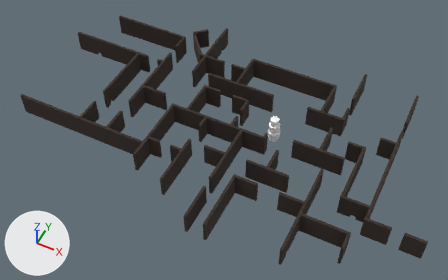
One commit to the FBX model Assets/_Art/_Models/Struttura/Mura-1.fbx: the scene before it, then after it.
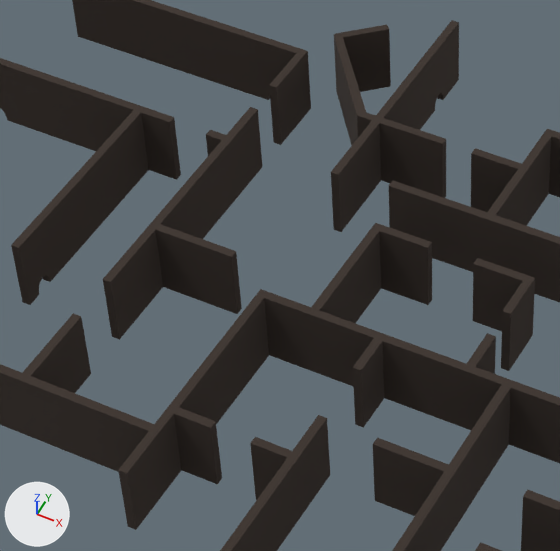
Each version appears first whole from a 50 mm lens placed at (22.2, -45.8, 53.5), pointed at (0.2, -1.7, -1.7), and next in a close-up on the part from 22% to 57% of the width and 8% to 63% of the height. Arrows for +X, +Y and +Z are at lower left; the lights stay in place. The first two pictures are the older version. Where no turn or scale is listed for an object, it has been applied to the vertices.

Objects in the first close-up: 'Muro.001', 'Muro.008', 'Muro.011', 'Muro.014', 'Muro.015', 'Muro.016', 'Muro.018', 'Muro.019', 'Muro.024' and 1 more.
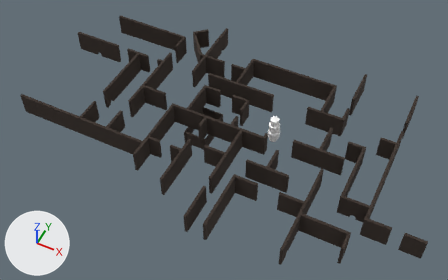
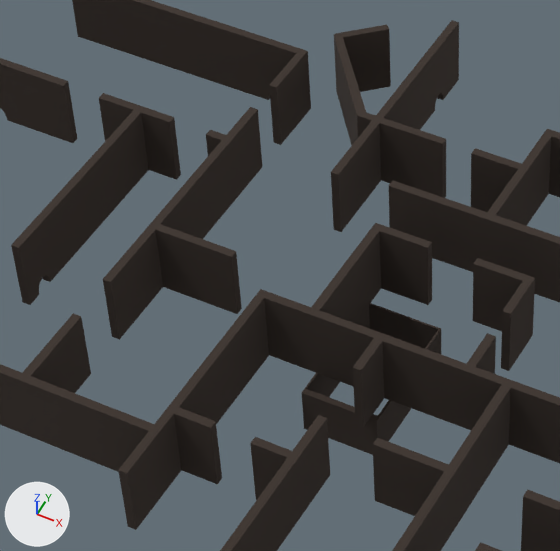
What differs and where, as boxes [x1, y1, x2, y2] in the close-ups (560 x 551 px):
'Muro.017', added: after [302, 303, 441, 455]
part 1 of me_cube_026, cut back: before [0, 58, 138, 151]; after [0, 58, 138, 143]

The edits, one by one:
me_cube_026 is used by ob_muro_016; location (-17.53, 4.07, -0.68).
me_cube_026 had 116 vertices, 114 faces and spanned x -7.01..3.78, y -7.63..0.5, z -0.71..2.04.
me_cube_026 now has 140 vertices, 136 faces and spans x -7.01..3.78, y -7.63..0.5, z -0.71..2.04.
Part 1, on me_cube_026:
12 faces are deleted.
12 vertices are added at x -0.71, y 0.19..0.5, z -0.71..2.04.
12 new vertices lie (-1.49, 0.0, 0.0) away from vertices in x 2.28, y 0.19..0.5, z -0.71..2.04.
34 new faces join them.
Mesh me_cube_006 is new.
It has 32 vertices, 32 faces and spans x -1.62..1.22, y -2.31..2.45, z -0.44..1.38.
It uses material mat_brown (brown #3a3029).
Object 'Muro.017' (ob_muro_017) is new; it shows me_cube_006.
Its location is (-2.88, -0.67, -2.73).
